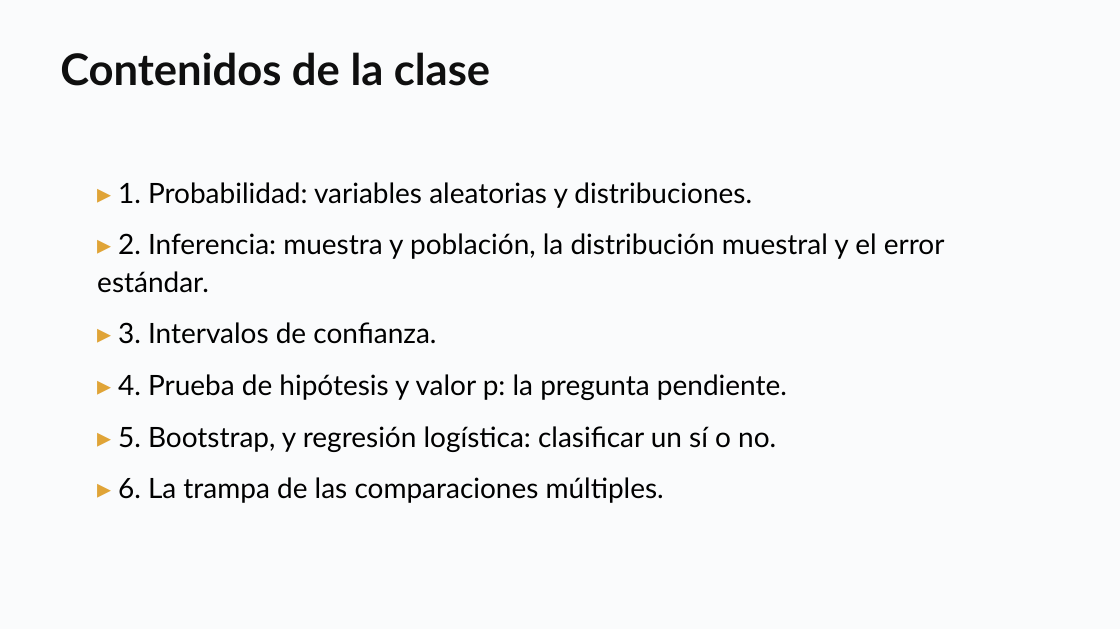
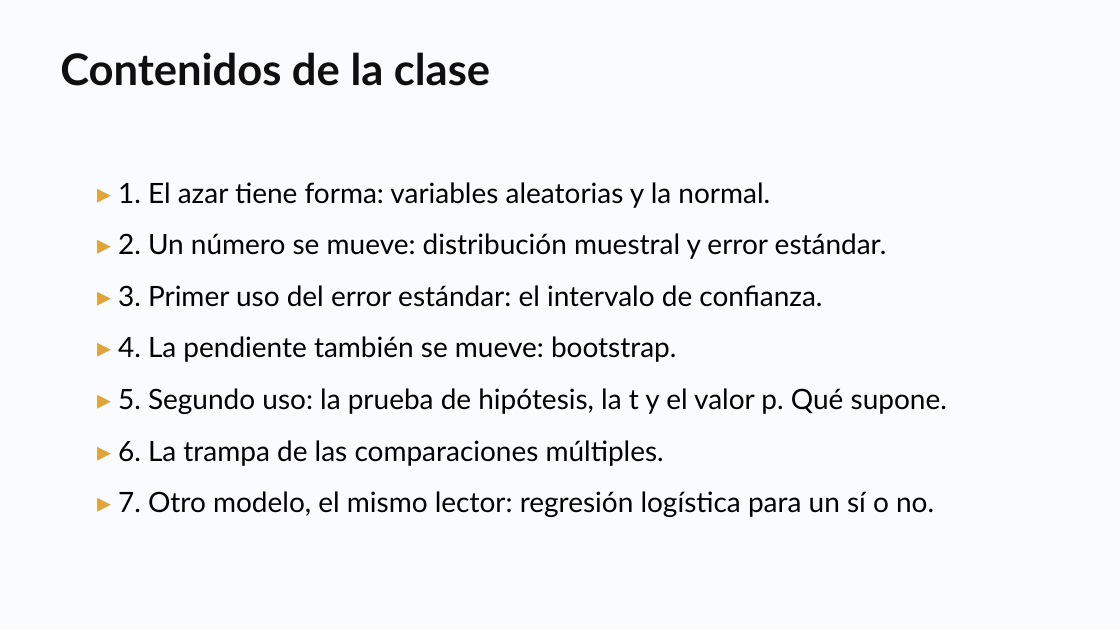
Before and after one commit to daniopitz/diplomado-cdd, a slide deck: slide 3 of presentaciones/clase05_probabilidad_inferencia.pptx. Drawn at 1120x629 pixels with LibreOffice and Linux fonts; fonts in the diff are those of the drawing. Boxes give left, top, right and bottom in pixels: in the first picture for what was removed or moved away, otherwise in the second. Text is boxed around its words. In the diff, an @@ line names an element or a change of style, - is before the commit and + after.

```diff
--- a/presentaciones/clase05_probabilidad_inferencia.pptx
+++ b/presentaciones/clase05_probabilidad_inferencia.pptx
@@ text at [118, 182, 947, 414]: text changed @@
-▸ 1. Probabilidad: variables aleatorias y distribuciones.
-▸ 2. Inferencia: muestra y población, la distribución muestral y el error estándar.
-▸ 3. Intervalos de confianza.
-▸ 4. Prueba de hipótesis y valor p: la pregunta pendiente.
-▸ 5. Bootstrap, y regresión logística: clasificar un sí o no.
+▸ 1. El azar tiene forma: variables aleatorias y la normal.
+▸ 2. Un número se mueve: distribución muestral y error estándar.
+▸ 3. Primer uso del error estándar: el intervalo de confianza.
+▸ 4. La pendiente también se mueve: bootstrap.
+▸ 5. Segundo uso: la prueba de hipótesis, la t y el valor p. Qué supone.
@@ text at [118, 491, 934, 517]: paragraph added @@
+▸ 7. Otro modelo, el mismo lector: regresión logística para un sí o no.
```
Also in this commit, not shown: 14 other slides changed, 8 slides added, 2 slides removed, 4 other files.
